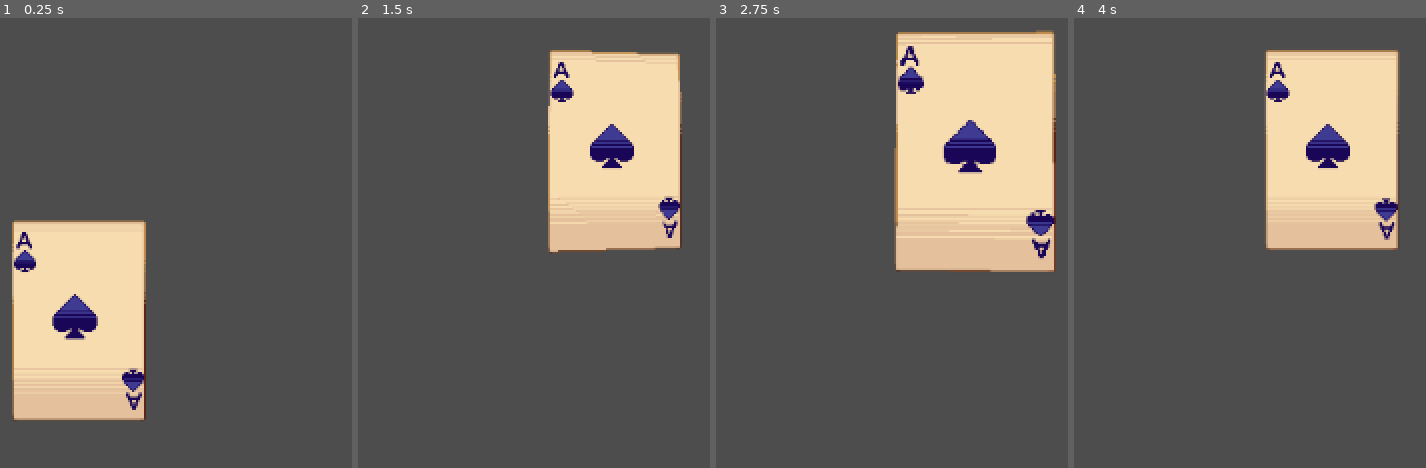
Above: before the commit, frames 1-4 (left to right).
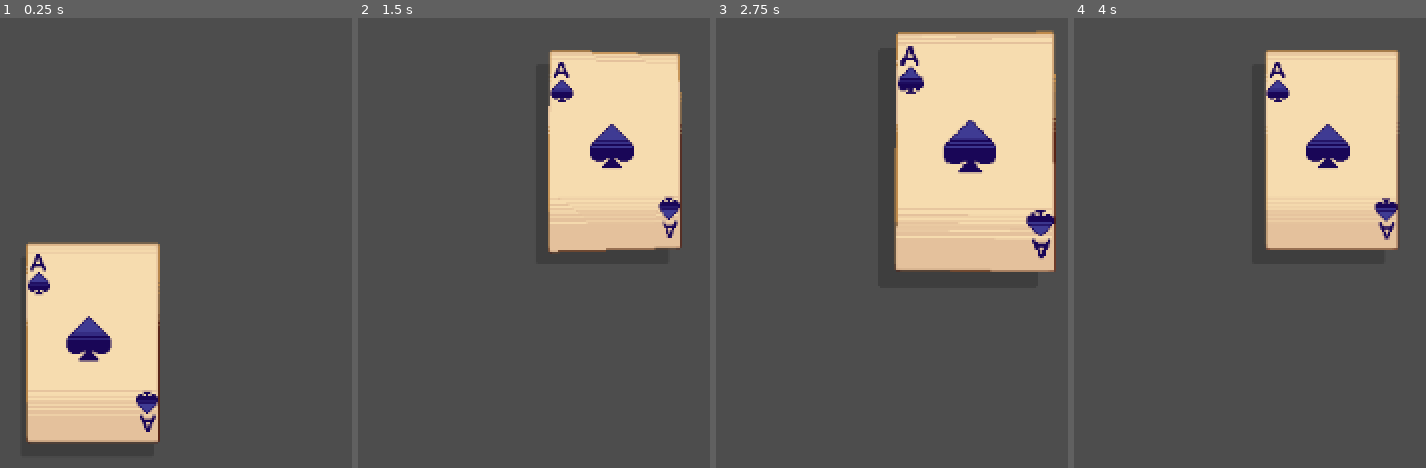
Above: after the commit, the same moments.

Repository: woliveira82/godot-card-game-effects
Game: Godot game, scene res://scenes/table.tscn
Same seed, same stepped clock (60 frames per second), same inputs: the game is played once before the commit and once after it.
Inputs (mouse positions are in pixels of both pictures, inside the frame that each line leads up to):
- Up to frame 1 (0.25 s): no input
- Up to frame 2 (1.5 s): tap Enter at 0.5 s; drag from (435, 319) to (611, 144) at 0.52 s; tap Space at 1.25 s; drag from (outside the picture) to (outside the picture) at 1.27 s
- Up to frame 3 (2.75 s): tap Enter at 2 s; move the mouse to (969, 144) at 2.02 s; click (969, 144) at 2.17 s
- Up to frame 4 (4 s): tap Space at 2.75 s; drag from (outside the picture) to (outside the picture) at 2.77 s; tap Enter at 3.5 s; move the mouse to (outside the picture) at 3.52 s; click (outside the picture) at 3.67 s

The runs differ from the first frame. In frame 1, 11% of the frame differs, in the area x 3-46%, y 44-95%; in frame 2, less than 0.1%; in frame 3, less than 0.1%; in frame 4, less than 0.1%.

Commit message:
feat: drop shadow

Diff:
--- a/scenes/card/card.gd
+++ b/scenes/card/card.gd
@@ -4,18 +4,20 @@
 var mouse_drag: bool = false
 var angle_x_max: float = 0.01
 var angle_y_max: float = 0.01
+var max_offset_shadow: float = 30.0
 
 var tween_rot: Tween
 var tween_handle: Tween
 var tween_hover: Tween
 
-
 @onready var card_texture = $CardTexture
+@onready var shadow = $Shadow
 
 
-func _process(delta):
+func _process(_delta):
 	if mouse_hover: _rotate_card()
-	if mouse_drag: _drag_card(delta)
+	if mouse_drag: _drag_card()
+	_handle_shadow()
 
 
 func _rotate_card():
@@ -41,7 +43,7 @@
 	tween_rot.tween_property(card_texture.material, "shader_parameter/y_rot", 0.0, 0.5)
 
 
-func _drag_card(delta):
+func _drag_card():
 	var mouse_pos: Vector2 = get_global_mouse_position()
 	global_position = mouse_pos
 
@@ -69,6 +71,14 @@
 	tween_hover.tween_property(self, "scale", Vector2.ONE, 0.55)
 
 
+func _handle_shadow():
+	var center: Vector2 = get_viewport_rect().size / 2.0
+	var distance: float = global_position.x - center.x
+	var offset = remap(distance, -center.x, center.x, max_offset_shadow, -max_offset_shadow)
+	shadow.position.x = offset - shadow.size.x / 2
+	var i = 0
+
+
 func _on_mouse_entered():
 	mouse_hover = true
 	_scale_up_tween()
--- a/scenes/card/card.tscn
+++ b/scenes/card/card.tscn
@@ -19,15 +19,34 @@
 anchor_top = 0.5
 anchor_right = 0.5
 anchor_bottom = 0.5
-offset_left = -580.0
-offset_top = -328.0
-offset_right = -572.0
-offset_bottom = -320.0
+offset_left = -576.0
+offset_top = -324.0
+offset_right = -576.0
+offset_bottom = -324.0
 grow_horizontal = 2
 grow_vertical = 2
 size_flags_horizontal = 4
 size_flags_vertical = 4
 script = ExtResource("1_hpov2")
+
+[node name="Shadow" type="TextureRect" parent="."]
+modulate = Color(0, 0, 0, 1)
+self_modulate = Color(1, 1, 1, 0.196078)
+show_behind_parent = true
+texture_filter = 1
+layout_mode = 1
+anchors_preset = 8
+anchor_left = 0.5
+anchor_top = 0.5
+anchor_right = 0.5
+anchor_bottom = 0.5
+offset_left = -48.0
+offset_top = -62.0
+offset_right = 48.0
+offset_bottom = 82.0
+grow_horizontal = 2
+grow_vertical = 2
+texture = ExtResource("1_umao6")
 
 [node name="CardTexture" type="TextureRect" parent="."]
 texture_filter = 1
--- a/scenes/table.tscn
+++ b/scenes/table.tscn
@@ -5,7 +5,7 @@
 [node name="Table" type="Node2D"]
 
 [node name="Card" parent="." instance=ExtResource("1_jbi8t")]
-offset_left = 562.0
-offset_top = 304.0
-offset_right = 570.0
-offset_bottom = 312.0
+offset_left = 572.0
+offset_top = 320.0
+offset_right = 580.0
+offset_bottom = 328.0
